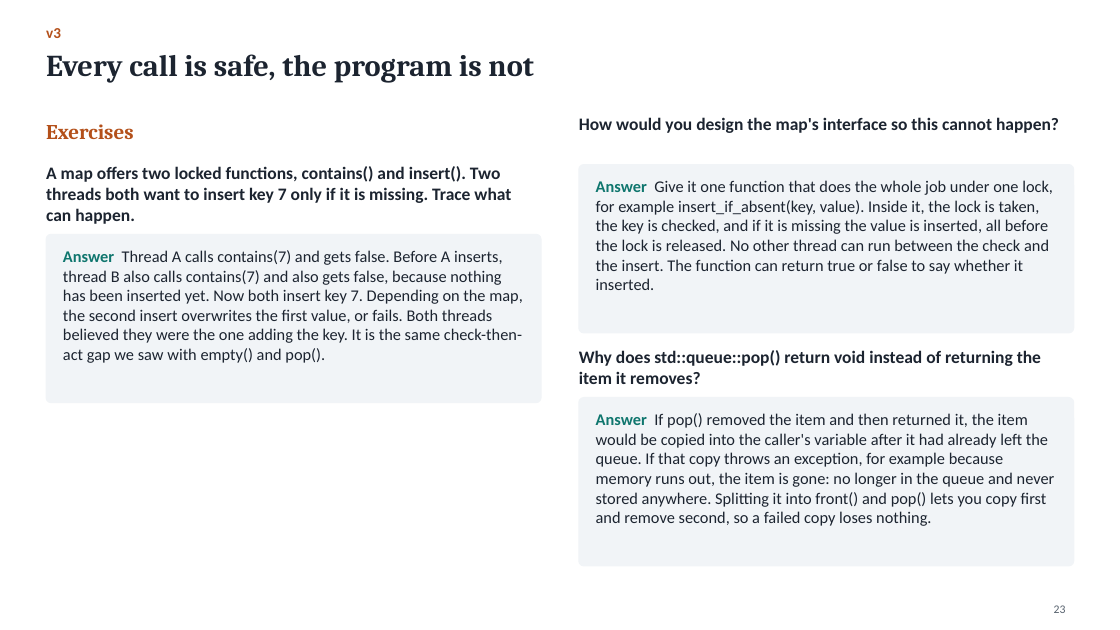
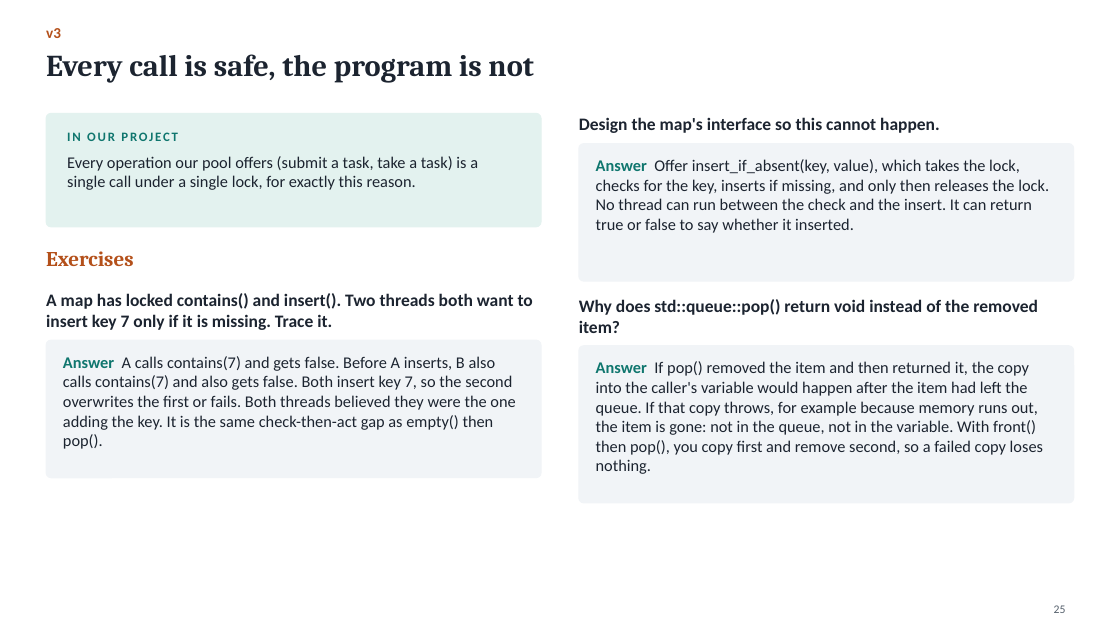
Before and after one commit to Kumarutkarsh9470/Project, a slide deck: slide 25 of Queue_Course.pptx (slide 23 before the commit). Drawn at 1120x630 pixels with LibreOffice and Linux fonts; fonts in the diff are those of the drawing. Boxes give left, top, right and bottom in pixels: in the first picture for what was removed or moved away, otherwise in the second. Text is boxed around its words. In the diff, an @@ line names an element or a change of style, - is before the commit and + after.

```diff
--- a/Queue_Course.pptx
+++ b/Queue_Course.pptx
@@ rounded rectangle added at <box>46,113,541,227</box>, fill #E3F2EF, outline #E3F2EF 1 pt @@
@@ text at <box>579,117,940,133</box>: text changed @@
-How would you design the map's interface so this cannot happen?
+Design the map's interface so this cannot happen.
@@ text added at <box>67,132,178,141</box>, 11 pt, text #0F766E, bold @@
+IN OUR PROJECT
@@ rounded rectangle: place and size @@
-rounded rectangle at <box>579,397,1074,565</box>
+rounded rectangle at <box>579,144,1074,281</box>
@@ text added at <box>67,156,478,190</box>, 14 pt, text #1C2430 @@
+Every operation our pool offers (submit a task, take a task) is a single call under a single lock, for exactly this reason.
@@ text at <box>596,159,1049,233</box>: text changed @@
-Answer Give it one function that does the whole job under one lock, for example insert_if_absent(key, value). Inside it, the lock is taken, the key is checked, and if it is missing the value is inserted, all before the lock is released. No other thread can run between the check and the insert. The function can return true or false to say whether it inserted.
+Answer Offer insert_if_absent(key, value), which takes the lock, checks for the key, inserts if missing, and only then releases the lock. No thread can run between the check and the insert. It can return true or false to say whether it inserted.
@@ text "Exercises": place and size @@
-text "Exercises" at <box>46,124,133,139</box>
+text "Exercises" at <box>46,251,133,266</box>
@@ text at <box>46,293,533,330</box>: text changed @@
-A map offers two locked functions, contains() and insert(). Two threads both want to insert key 7 only if it is missing. Trace what can happen.
+A map has locked contains() and insert(). Two threads both want to insert key 7 only if it is missing. Trace it.
@@ text at <box>579,299,1038,333</box>: text changed @@
-Why does std::queue::pop() return void instead of returning the item it removes?
+Why does std::queue::pop() return void instead of the removed item?
@@ rounded rectangle: place and size @@
-rounded rectangle at <box>579,165,1074,333</box>
+rounded rectangle at <box>46,340,541,478</box>
@@ text at <box>63,356,515,449</box>: text changed @@
-Answer Thread A calls contains(7) and gets false. Before A inserts, thread B also calls contains(7) and also gets false, because nothing has been inserted yet. Now both insert key 7. Depending on the map, the second insert overwrites the first value, or fails. Both threads believed they were the one adding the key. It is the same check-then-act gap we saw with empty() and pop().
+Answer A calls contains(7) and gets false. Before A inserts, B also calls contains(7) and also gets false. Both insert key 7, so the second overwrites the first or fails. Both threads believed they were the one adding the key. It is the same check-then-act gap as empty() then pop().
@@ proportions changed in 3 elements at <box>46,340,541,478</box>, <box>579,144,1074,281</box>, <box>579,346,1074,503</box> @@
@@ rounded rectangle: place and size @@
-rounded rectangle at <box>46,234,541,402</box>
+rounded rectangle at <box>579,346,1074,503</box>
@@ text at <box>596,361,1043,474</box>: text changed @@
-Answer If pop() removed the item and then returned it, the item would be copied into the caller's variable after it had already left the queue. If that copy throws an exception, for example because memory runs out, the item is gone: no longer in the queue and never stored anywhere. Splitting it into front() and pop() lets you copy first and remove second, so a failed copy loses nothing.
+Answer If pop() removed the item and then returned it, the copy into the caller's variable would happen after the item had left the queue. If that copy throws, for example because memory runs out, the item is gone: not in the queue, not in the variable. With front() then pop(), you copy first and remove second, so a failed copy loses nothing.
@@ page number at <box>1054,605,1066,613</box>: text changed @@
-23
+25
```
Also in this commit, not shown: 76 other slides changed, 16 slides added, 5 slides removed, 8 other files.
